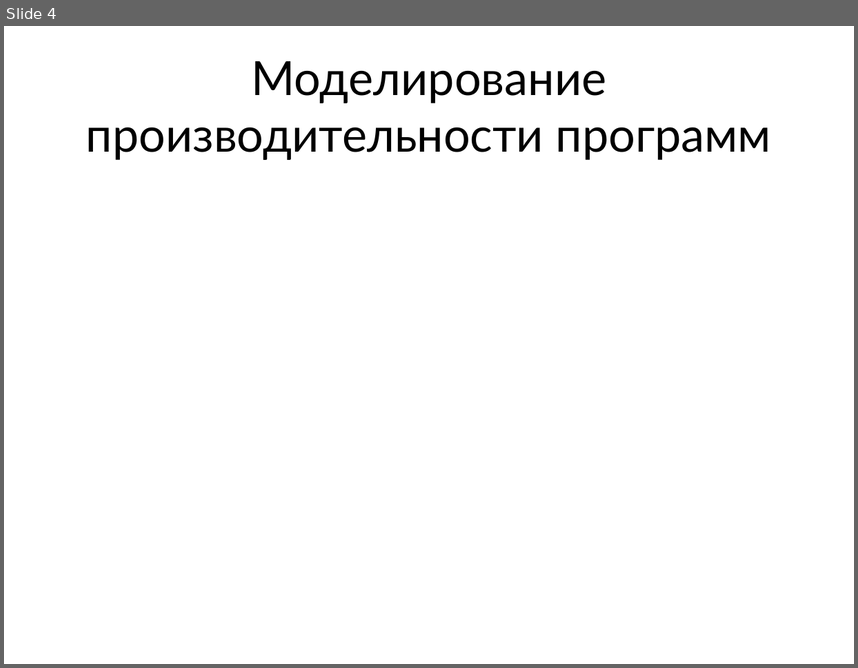
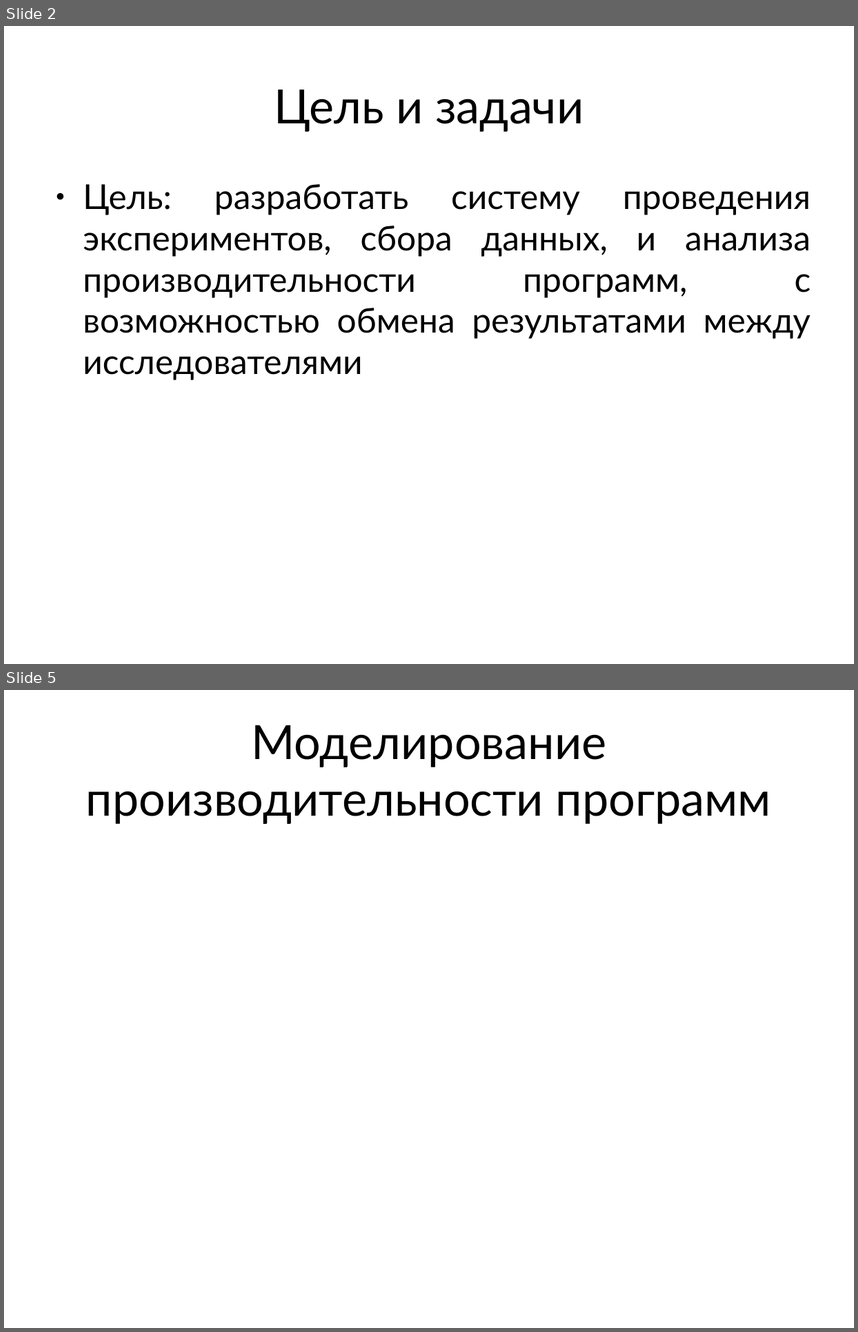
Before and after one commit to mkpankov/adaptor, a slide deck: diploma/defense/keynote.odp. Shown one above the other, each under a label of ours: slide 4 before the commit, slides 2 and 5 after it; the slides between them are not shown. The pictures are 858x668 and 858x1332 pixels, drawn with LibreOffice and Linux fonts; fonts in the diff are those of the drawing. Boxes give left, top, right and bottom in pixels: in the first picture for what was removed or moved away, otherwise in the second. Text is boxed around its words. In the diff, an @@ line names an element or a change of style, - is before the commit and + after.

```diff
--- a/diploma/defense/keynote.odp
+++ b/diploma/defense/keynote.odp
@@ slide 2 added at (4, 26, 854, 664), background #FFFFFF @@
@@ title added at (274, 89, 584, 132), 44 pt, text #000000 @@
+Цель и задачи
@@ text added at (83, 184, 811, 380), 32 pt, text #000000 @@
+● Цель: разработать систему проведения экспериментов, сбора данных, и анализа производительности программ, с возможностью обмена результатами между исследователями
@@ what was slide 4 is now slide 5 @@
```
Also in this commit, not shown: 3 slides changed.
